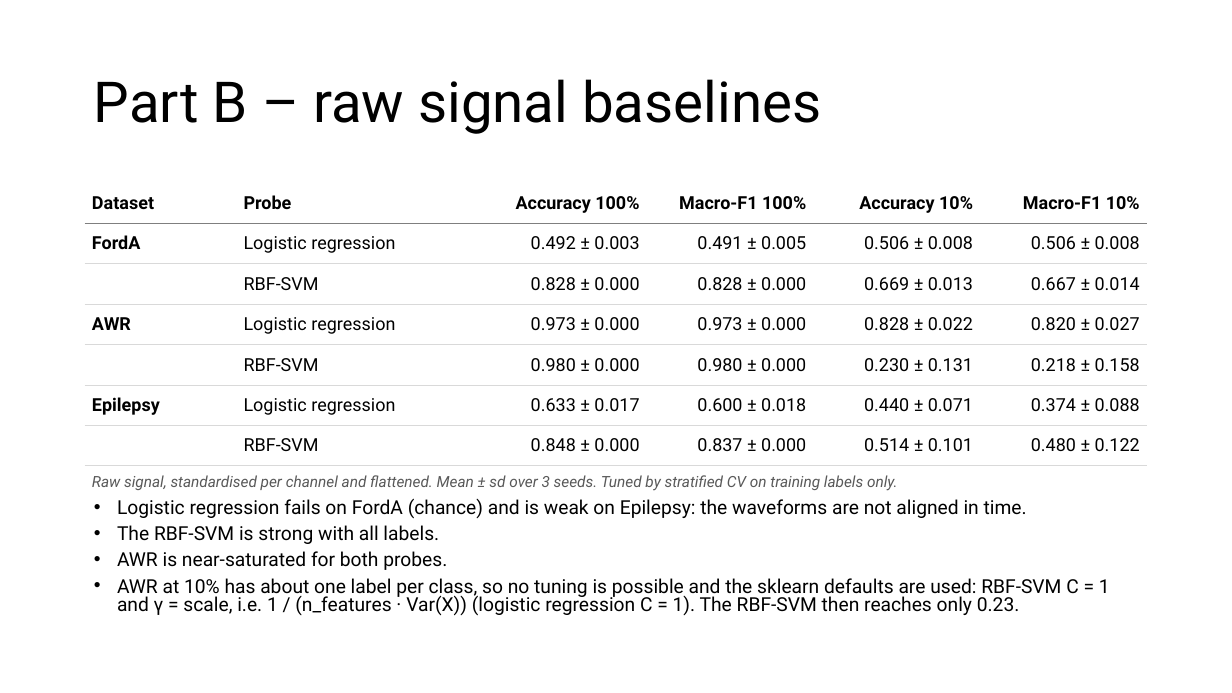
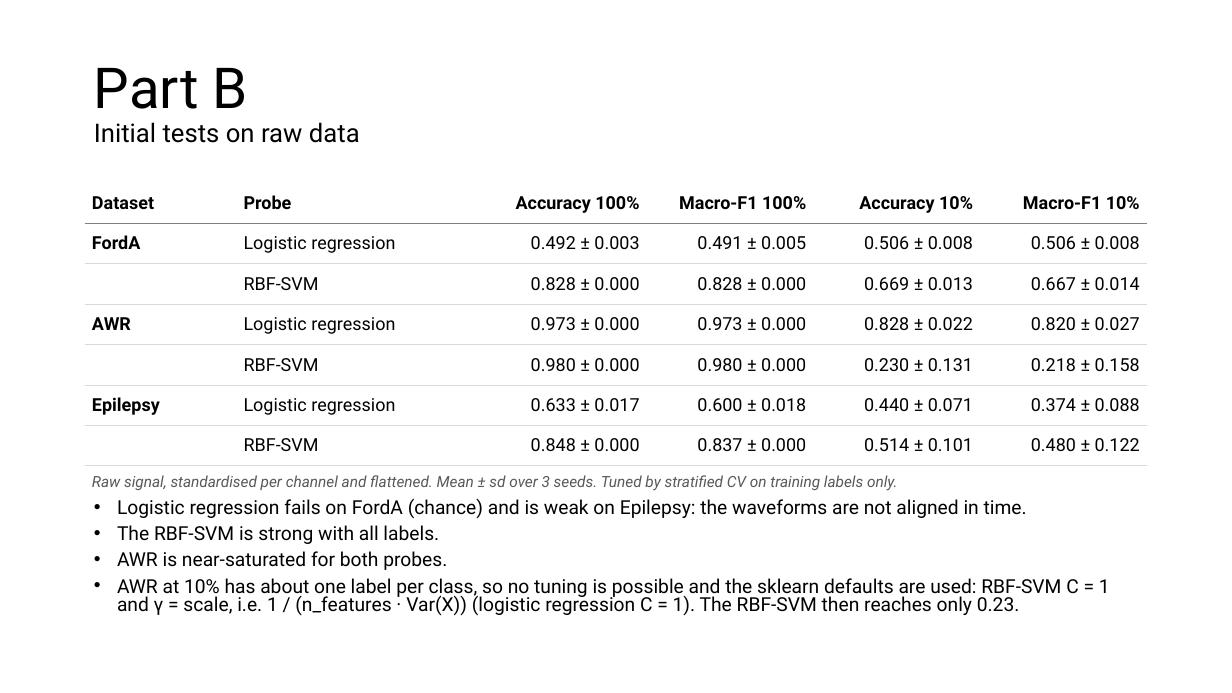
Before and after one commit to FVardi/PhD-Courses, a slide deck: slide 9 of Deep learning for time-series/Assignment 4/Presentation.pptx (slide 8 before the commit). Drawn at 1232x693 pixels with LibreOffice and Linux fonts; fonts in the diff are those of the drawing. Boxes give left, top, right and bottom in pixels: in the first picture for what was removed or moved away, otherwise in the second. Text is boxed around its words. In the diff, an @@ line names an element or a change of style, - is before the commit and + after.

```diff
--- a/Deep learning for time-series/Assignment 4/Presentation.pptx
+++ b/Deep learning for time-series/Assignment 4/Presentation.pptx
@@ title at [94,68,360,143]: text changed; size 44 to 20 pt @@
-Part B – raw signal baselines
+Part B
+Initial tests on raw data
```
Also in this commit, not shown: 6 other slides changed, 4 slides added, 5 other files.
